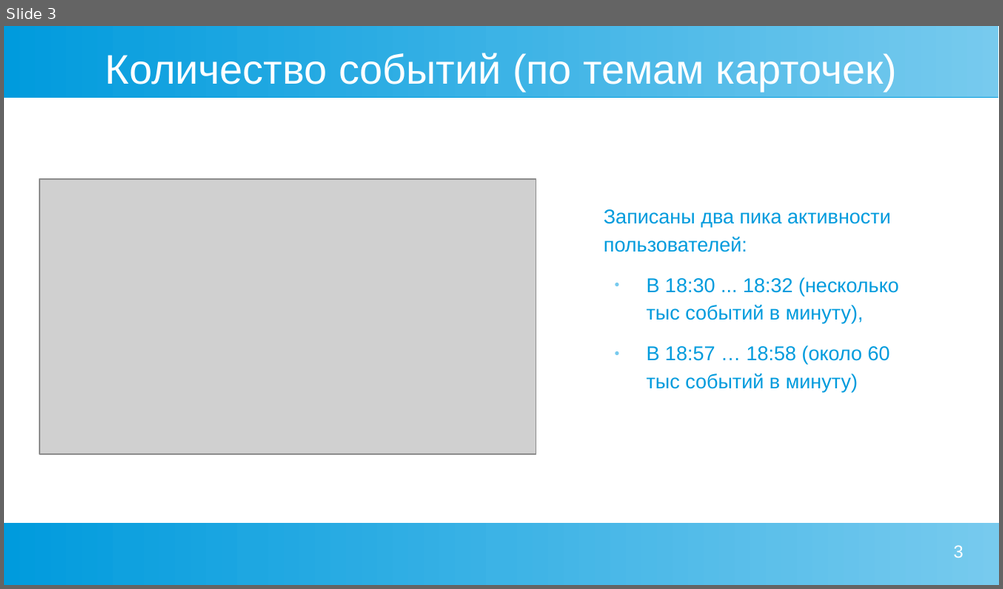
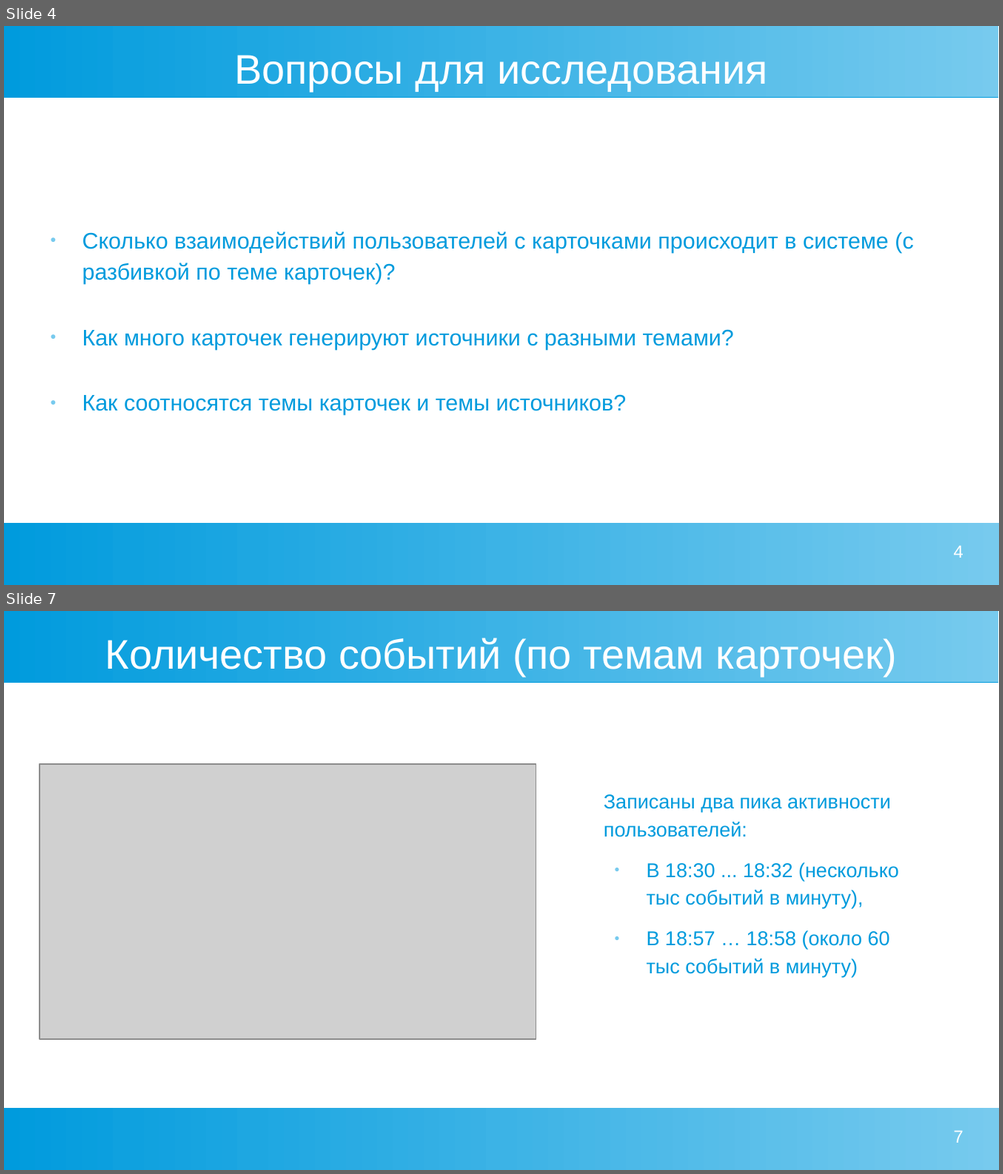
Before and after one commit to okeangel/da_portfolio, a slide deck: practicum/week_23_dashboards/dash_visits.odp. Shown one above the other, each under a label of ours: slide 3 before the commit, slides 4 and 7 after it; the slides between them are not shown. The pictures are 1003x589 and 1003x1174 pixels, drawn with LibreOffice and Linux fonts; fonts in the diff are those of the drawing; grey boxes stand for pictures. Boxes give left, top, right and bottom in pixels: in the first picture for what was removed or moved away, otherwise in the second. Text is boxed around its words. In the diff, an @@ line names an element or a change of style, - is before the commit and + after.

```diff
--- a/practicum/week_23_dashboards/dash_visits.odp
+++ b/practicum/week_23_dashboards/dash_visits.odp
@@ slide 4 added at <box>4,26,999,585</box>, background #FFFFFF; not listed: 2 template elements that a slide beside it also shows @@
@@ title added at <box>234,55,767,91</box>, 33 pt, text #FFFFFF @@
+Вопросы для исследования
@@ text added at <box>82,232,913,415</box>, 18 pt, text #009BDD @@
+● Сколько взаимодействий пользователей с карточками происходит в системе (с разбивкой по теме карточек)?
+● Как много карточек генерируют источники с разными темами?
+● Как соотносятся темы карточек и темы источников?
@@ page number added at <box>953,545,963,558</box>, 14 pt, text #FFFFFF @@
+4
@@ what was slide 3 is now slide 7 @@
@@ page number at <box>953,1130,963,1143</box>: text changed @@
-3
+7
```
Also in this commit, not shown: 3 slides changed, 3 other slides added, 2 other files.
